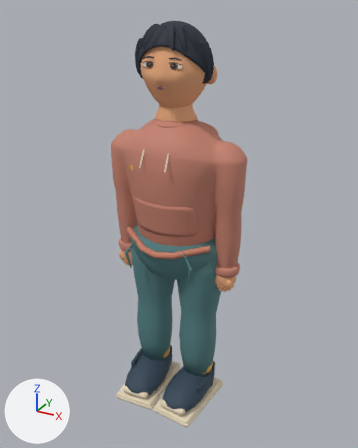
Two versions of the glTF model models/atrium/residents/tang-master.glb, one commit apart.
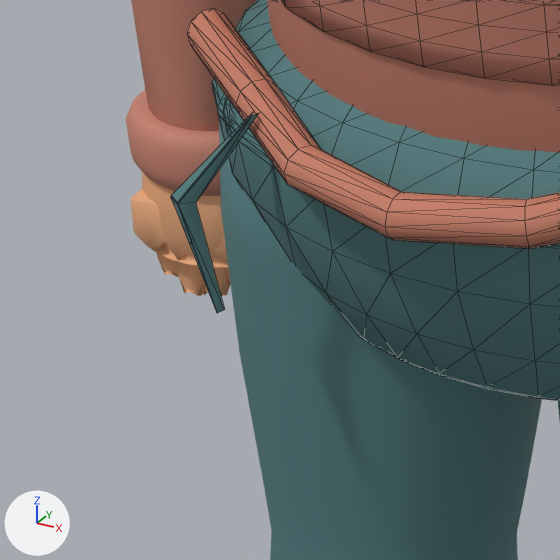
The first picture shows the older version from a 50 mm camera at (0.972, -1.741, 1.746) aimed at (0.023, -0.015, 0.883). The close-ups show the older and then the newer version on the part from 28% to 50% of the width and 50% to 67% of the height of that picture. Only the edits that show in the close-ups are written down. Every picture has the same lights, and +X, +Y and +Z are marked at lower left. The close-ups show mesh edges as thin lines. Where no turn or scale is listed for an object, it has been applied to the vertices. Vertices at exactly the same position are counted once.

Objects in the first close-up: 'SkinnedArticulationCore', 'VisualRoot_Surface'.
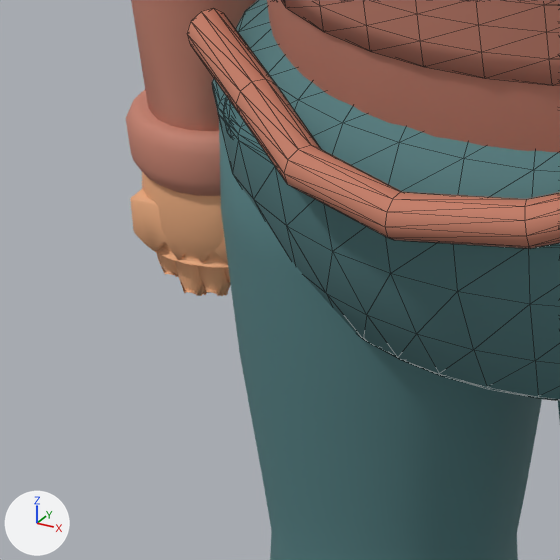
Boxes (x1, y1, x2, y2) around the edits, measured in the close-ups (560 x 560 px):
'VisualRoot_Surface', reshaped: before (171, 0, 560, 401); after (187, 0, 560, 401)
part 1 of me_neckmesh, deleted (cyan): before (171, 111, 259, 313)

Diff of the bpy script that builds the scene:
```diff
--- a/models/atrium/residents/tang-master.glb.py
+++ b/models/atrium/residents/tang-master.glb.py
@@ me_neckmesh @@
 # used by ob_visualroot_surface; location = (0.0, 0.0, 0.0)
-me_neckmesh.from_pydata(...)  # 1664 vertices, 3256 faces; spans x -0.223..0.223, y -0.191..0.162, z 0.655..1.465
+me_neckmesh.from_pydata(...)  # 1622 vertices, 3204 faces; spans x -0.223..0.223, y -0.191..0.162, z 0.655..1.465
+# me_neckmesh part 1: the loose piece of 21 vertices spanning x -0.167..-0.113, y -0.168..-0.145, z 0.69..0.825 is deleted
+# other edits to the shape of me_neckmesh do not show in these pictures
 me_neckmesh.materials.append(mat_resident_unified_surface)
```
